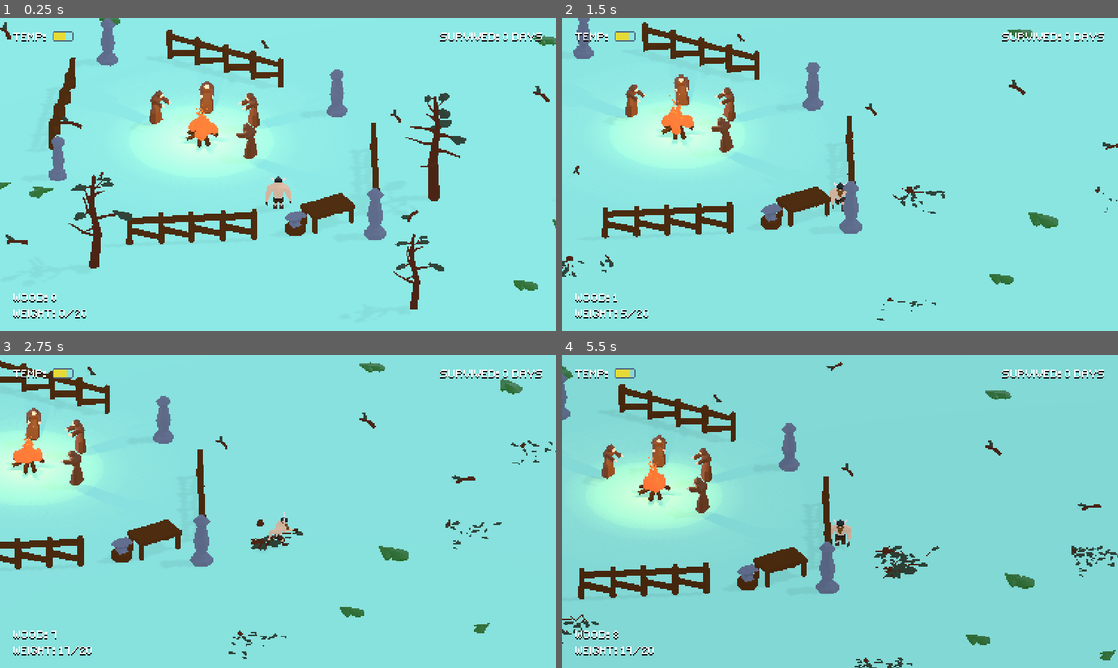
Above: before the commit, frames 1-4 (two rows, left to right).
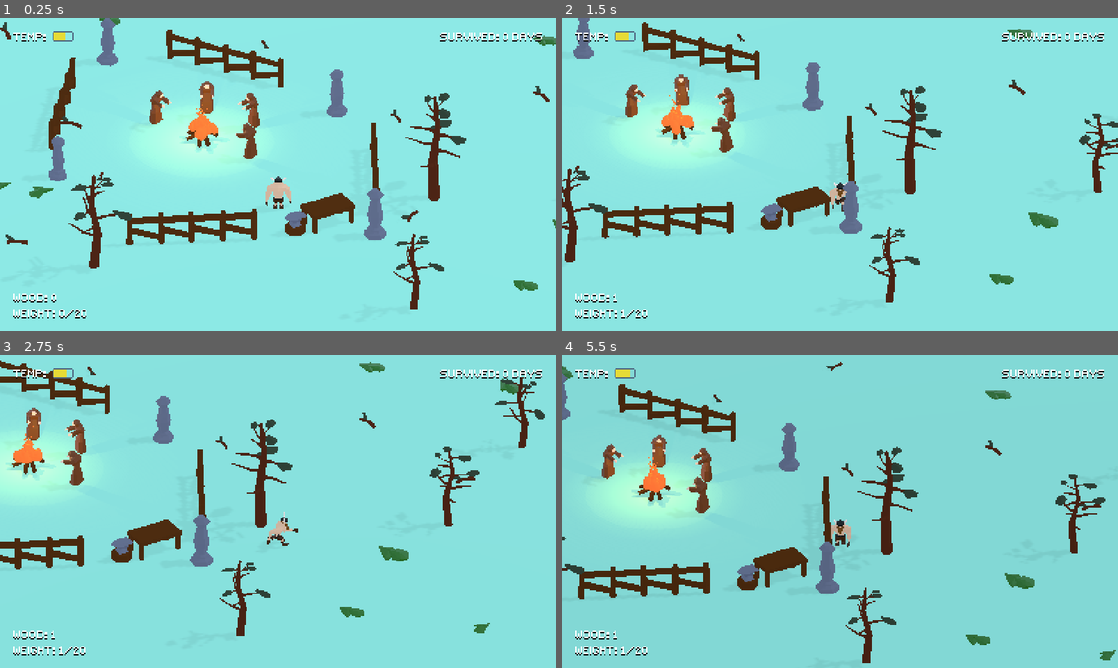
Above: after the commit, the same moments.

Repository: guilhermehto/ludum-dare-46
Game: Godot game, scene res://Game.tscn
Two runs of this game, one before a commit and one after it. Both use one fixed random seed, a clock stepped at 60 frames per second and the inputs below.
Inputs (mouse positions are in pixels of both pictures, inside the frame that each line leads up to):
- Up to frame 1 (0.25 s): no input
- Up to frame 2 (1.5 s): tap Enter (ui_accept) at 0.5, 0.77, 0.8, 1.07, 1.35 s; move the mouse to (962, 158) at 0.52 s; press the mouse at (962, 158) at 0.53 s; hold D (move_right) 0.53-1.28 s; move the mouse to (728, 190) at 1.27 s; release the mouse at (728, 190) at 1.28 s; hold S (move_down) from 1.28 s (still down)
- Up to frame 3 (2.75 s): tap Enter (ui_accept) at 1.52, 1.82, 2.3 s; click (166, 527) at 1.55 s; move the mouse to (333, 442) at 2.02 s; release S (move_down) at 2.03 s; hold D (move_right) from 2.03 s (still down); hold E (interact) from 2.03 s (still down)
- Up to frame 4 (5.5 s): move the mouse to (812, 574) at 2.77 s; release D (move_right) at 2.78 s; release E (interact) at 2.78 s; hold W (move_up) 2.78-3.53 s; click (812, 574) at 2.85 s; tap Enter (ui_accept) at 3.02, 3.32, 3.77, 3.8, 4.07, 4.35, 4.52, 4.82, 5.3 s; move the mouse to (1006, 558) at 3.52 s; press the mouse at (1006, 558) at 3.53 s; hold A (move_left) 3.53-5.03 s; move the mouse to (673, 464) at 4.27 s; release the mouse at (673, 464) at 4.28 s; click (673, 464) at 4.55 s; move the mouse to (867, 511) at 5.02 s; hold S (move_down) from 5.03 s (still down); hold E (interact) from 5.03 s (still down)

The runs differ from the first frame. In frame 2, 2.6% of the frame differs, in the area x 0-100%, y 21-97%; in frame 3, 2.7%; in frame 4, 2.7%, in the area x 0-100%, y 29-100%.

Commit message:
Added tree on hit effects

Diff:
--- a/static/bonfire/Bonfire.gd
+++ b/static/bonfire/Bonfire.gd
@@ -19,7 +19,7 @@
 	current_wood_timer.wait_time = woods.get_children()[0].burning_time_s
 	current_wood_timer.start()
 	woods.remove_child(woods.get_children()[0])
-	lights.intensity = woods.get_child_count() / 10.0
+	lights.intensity = woods.get_child_count() / float(max_woods)
 
 func _process(delta: float) -> void:
 	if not particles.emitting:
@@ -41,7 +41,7 @@
 	current_wood_timer.start()
 	woods.remove_child(woods.get_children()[0])
 	if woods.get_child_count() > 0:
-		lights.intensity = woods.get_child_count() / 10.0
+		lights.intensity = woods.get_child_count() / float(max_woods)
 
 func add_wood(wood) -> bool:
 	if woods.get_child_count() == max_woods:
@@ -50,7 +50,7 @@
 	if not particles.emitting:
 		particles.emitting = true
 		lights.visible = true
-	lights.intensity = woods.get_child_count() / 10.0
+	lights.intensity = woods.get_child_count() / float(max_woods)
 	woods.add_child(wood)
 	return true
 
--- a/static/bonfire/Bonfire.tscn
+++ b/static/bonfire/Bonfire.tscn
@@ -43,6 +43,7 @@
 
 [node name="Bonfire" type="Spatial"]
 script = ExtResource( 1 )
+max_woods = 20
 
 [node name="BonfireMesh" parent="." instance=ExtResource( 4 )]
 
--- a/static/crafting-table/CraftingTable.tscn
+++ b/static/crafting-table/CraftingTable.tscn
@@ -85,7 +85,7 @@
 
 [node name="Label" parent="UI/VBoxContainer/CraftingList/Axe/VBoxContainer" instance=ExtResource( 2 )]
 margin_right = 41.0
-text = "5 wood"
+text = "2 wood"
 align = 1
 
 [node name="Button" type="Button" parent="UI/VBoxContainer/CraftingList/Axe"]
--- /dev/null
+++ b/static/trees/normal/HitParticles.tscn
@@ -0,0 +1,34 @@
+[gd_scene load_steps=6 format=2]
+
+[ext_resource path="res://assets/models/Branch.material" type="Material" id=1]
+
+[sub_resource type="Curve" id=1]
+_data = [ Vector2( 0, 1 ), 0.0, 0.0, 0, 0, Vector2( 1, 0 ), 0.0, 0.0, 0, 0 ]
+
+[sub_resource type="CurveTexture" id=2]
+curve = SubResource( 1 )
+
+[sub_resource type="ParticlesMaterial" id=3]
+emission_shape = 1
+emission_sphere_radius = 2.0
+gravity = Vector3( 0, -30, 0 )
+scale_curve = SubResource( 2 )
+
+[sub_resource type="SphereMesh" id=4]
+material = ExtResource( 1 )
+radius = 0.2
+height = 0.4
+radial_segments = 8
+rings = 6
+
+[node name="HitParticles" type="Particles"]
+transform = Transform( 1, 0, 0, 0, 1, 0, 0, 0, 1, 0, 7, 0 )
+emitting = false
+amount = 32
+one_shot = true
+preprocess = 0.5
+explosiveness = 1.0
+randomness = 1.0
+visibility_aabb = AABB( -4, -6, -4, 8, 12, 8 )
+process_material = SubResource( 3 )
+draw_pass_1 = SubResource( 4 )
--- a/static/trees/normal/PickupNormalWood.tscn
+++ b/static/trees/normal/PickupNormalWood.tscn
@@ -7,5 +7,6 @@
 [node name="PickupNormalWood" instance=ExtResource( 1 )]
 
 [node name="Info" parent="." index="2" instance=ExtResource( 2 )]
+burning_time_s = 10.0
 
 [node name="TwigModel" parent="." index="3" instance=ExtResource( 3 )]
--- a/static/trees/normal/Tree.gd
+++ b/static/trees/normal/Tree.gd
@@ -3,12 +3,15 @@
 
 onready var timer : Timer = $Timer
 onready var meshes : Spatial = $Meshes
+onready var tween : Tween = $Tween
+onready var particle_position : Position3D = $ParticlePosition
 
 export var time_to_regrow_stage : float = 120.0
 export var stage_meshes = []
 export var drops = []
 export var initial_hp : float = 50.0
 export var max_drops : int = 4
+export var hit_particles : PackedScene
 
 var growth_stage = 3
 var current_hp = initial_hp
@@ -18,10 +21,6 @@
 	timer.wait_time = time_to_regrow_stage
 	scale *= rand_range(0.75, 1.25)
 	rotate_y(randf() * 3.65)
-
-func _process(delta: float) -> void:
-	if Input.is_action_just_pressed("ui_accept"):
-		_fall()
 
 func _show_mesh(index: int) -> void:
 	for mesh in meshes.get_children():
@@ -37,7 +36,7 @@
 		var drop = drops[randi() % drops.size()].instance()
 		add_child(drop)
 		drop.set_as_toplevel(true)
-		var random_direction = Vector3(randi() % 3, 0, randi() % 3).normalized()
+		var random_direction = Vector3(randi() % 3, 0.5, randi() % 3).normalized()
 		drop.global_transform.origin = global_transform.origin + random_direction * Vector3(randi() % 5, 0, randi() % 5)
 
 func _on_Timer_timeout() -> void:
@@ -54,6 +53,15 @@
 	if growth_stage != 3:
 		return
 	current_hp -= damage
+	var initial_scale = scale
+	var duration = 0.1
+	tween.interpolate_property(self, "scale", scale, scale + Vector3(.1, .1, .1), duration, Tween.TRANS_ELASTIC, Tween.EASE_OUT, .2)
+	tween.interpolate_property(self, "scale", scale, initial_scale, duration, Tween.TRANS_QUINT, Tween.EASE_OUT, .2 + duration)
+	tween.start()
+	var particles = hit_particles.instance()
+	add_child(particles)
+	particles.translation = particle_position.translation
+	particles.emitting = true
 	if current_hp <= 0:
 		_fall()
 		timer.start()
--- a/static/trees/normal/Tree.tscn
+++ b/static/trees/normal/Tree.tscn
@@ -8,6 +8,7 @@
 [ext_resource path="res://static/trees/normal/NormalTreeModel.tscn" type="PackedScene" id=6]
 [ext_resource path="res://static/trees/normal/TreeStub.tscn" type="PackedScene" id=7]
 [ext_resource path="res://static/trees/normal/TreeStage2.tscn" type="PackedScene" id=8]
+[ext_resource path="res://static/trees/normal/HitParticles.tscn" type="PackedScene" id=9]
 
 [sub_resource type="ConvexPolygonShape" id=1]
 points = PoolVector3Array( 0, 2, 1, 0.707107, 2, 0.707107, 1, 2, 6.12303e-17, 0.707107, 2, -0.707107, 1.22461e-16, 2, - …(1515 unchanged characters)…
@@ -17,6 +18,9 @@
 time_to_regrow_stage = 45.0
 stage_meshes = [ ExtResource( 2 ), ExtResource( 4 ), ExtResource( 3 ) ]
 drops = [ ExtResource( 5 ) ]
+hit_particles = ExtResource( 9 )
+
+[node name="Tween" type="Tween" parent="."]
 
 [node name="Meshes" type="Spatial" parent="."]
 
@@ -34,4 +38,7 @@
 
 [node name="Timer" type="Timer" parent="."]
 one_shot = true
+
+[node name="ParticlePosition" type="Position3D" parent="."]
+transform = Transform( 1, 0, 0, 0, 1, 0, 0, 0, 1, 0, 7, 0 )
 [connection signal="timeout" from="Timer" to="." method="_on_Timer_timeout"]
--- a/static/trees/twig/PickupTwig.tscn
+++ b/static/trees/twig/PickupTwig.tscn
@@ -7,6 +7,6 @@
 [node name="Twig" instance=ExtResource( 2 )]
 
 [node name="Info" parent="." index="1" instance=ExtResource( 1 )]
-weight = 5
+burning_time_s = 5.0
 
 [node name="TwigModel" parent="." index="3" instance=ExtResource( 3 )]
Not shown: 1 places in static/trees/normal/Tree.tscn that only renumber resources
